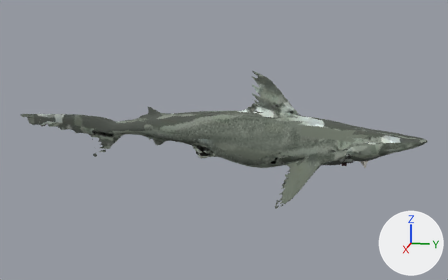
A saved change to the glTF model play/razorfin/assets/models/fam/artemisstrike.glb.
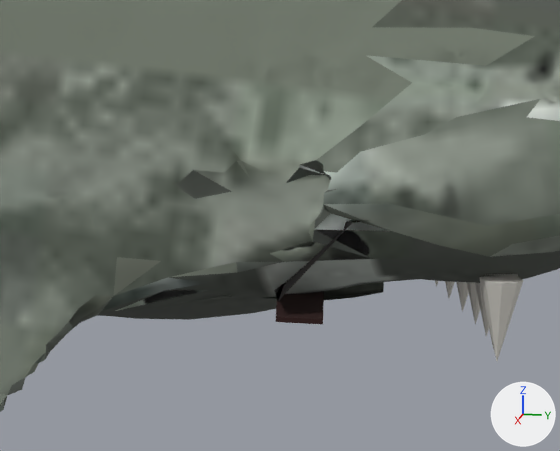
The first picture shows the older version from a 50 mm lens placed at (1.434, 0.316, 0.348), pointed at (-0.002, 0.029, -0.011). The close-ups show the older and then the newer version on the part from 70% to 83% of the width and 47% to 64% of the height of that picture. Only the edits that show in the close-ups are written down. Every picture has the same lights, and +X, +Y and +Z are marked at lower right. Vertices at exactly the same position are counted once.

The first close-up shows 'low'.
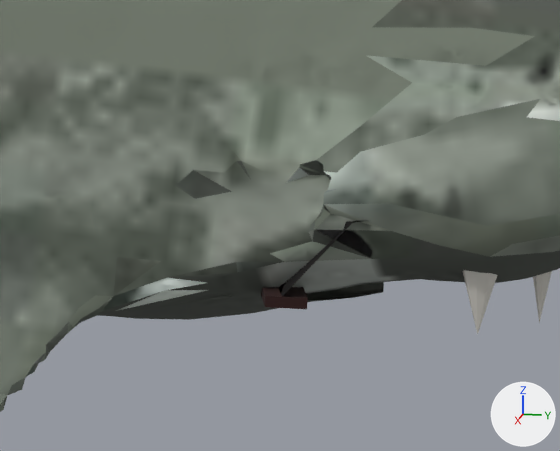
Location of each change, [x1, y1, x2, y2] in pixels of the close-ups (560 x 451 px; the box of a moved part takes in the faces that stretch with it):
part 1 of me_object_1_001, moved or reshaped
    before: [248, 268, 523, 361]
    after: [248, 268, 552, 335]
part 2 of me_object_1_001, surface changed
    both: [26, 161, 388, 376]

The change, as a diff of the scene's bpy script:
```diff
--- a/play/razorfin/assets/models/fam/artemisstrike.glb.py
+++ b/play/razorfin/assets/models/fam/artemisstrike.glb.py
@@ me_object_1_001 @@
 # used by ob_low; location = (0.0, 0.0, 0.0)
-me_object_1_001.from_pydata(...)  # 4439 vertices, 8351 faces; spans x -0.088..0.088, y -0.5..0.5, z -0.146..0.158
+me_object_1_001.from_pydata(...)  # 4439 vertices, 8355 faces; spans x -0.088..0.088, y -0.5..0.5, z -0.146..0.158
+# me_object_1_001 part 1
+# 7 vertices are removed from x -0.06..0.051, y 0.319..0.342, z -0.04..-0.02
+# 56 faces are deleted
+# 7 vertices in x -0.018..0.015, y 0.345..0.363, z -0.031..-0.03 move by (0.0, 0.02, 0.018)
+# 6 vertices in x -0.02..0.01, y 0.348..0.36, z -0.031..-0.03 move by (0.0, 0.018, 0.018)
+# 6 vertices in x -0.019..0.009, y 0.306..0.318, z -0.02..-0.019 move by (0.0, 0.01, -0.021)
+# 6 vertices in x -0.019..0.011, y 0.302..0.312, z -0.02..-0.019 move by (0.0, 0.012, -0.021)
+# 5 vertices in x -0.006..0.005, y 0.353..0.357, z -0.031 move by (0.0, 0.016, 0.019)
+# 5 vertices in x -0.003..0.008, y 0.348..0.361, z -0.031..-0.03 move by (0.0, 0.017, 0.019)
+# 229 vertices move from x -0.06..0.064, y 0.296..0.369, z -0.051..-0.001 to x -0.06..0.064, y 0.301..0.386, z -0.045..-0.011
+# 7 vertices are added at x -0.06..0.042, y 0.301..0.341, z -0.041..-0.03
+# 40 new faces join them, mat_artemisstrike_mat
+# 12 new faces join them, mat_lowerlip (black #290805)
+# 8 new faces join them, mat_teeth_strip_lower_ivory_cc0 (light grey #cecbc4)
+# me_object_1_001 part 2: 2198 kept faces spanning x -0.088..0.088, y -0.5..0.5, z -0.146..0.158 get new texture (UV) coordinates
 me_object_1_001.materials.append(mat_artemisstrike_mat)
```
